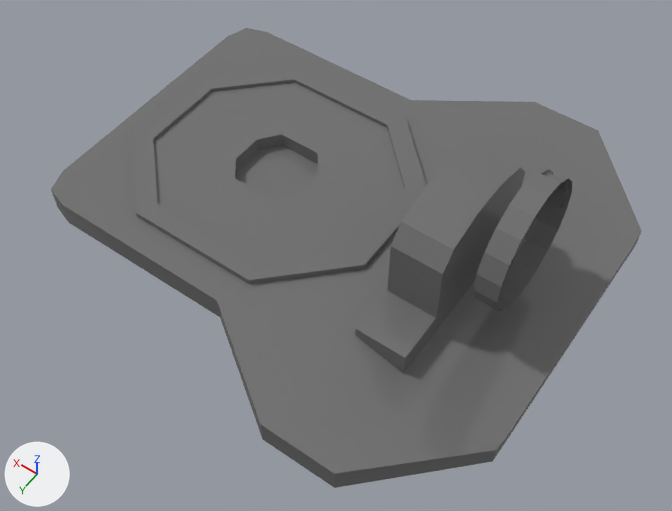
Renders of the FBX model Assets/_GRAPH/PROPS/Paratonerre/ST_Parton_Base.fbx from each side of a commit.
Both versions are drawn from a 50 mm camera at (-3.4, 4.4, 6.35) aimed at (-0.58, 0.46, 0.15). Every picture has the same lights, and +X, +Y and +Z are marked at lower left. Where no turn or scale is listed for an object, it has been applied to the vertices.

Objects in the first picture: 'ST_Paratonerre_Base'.
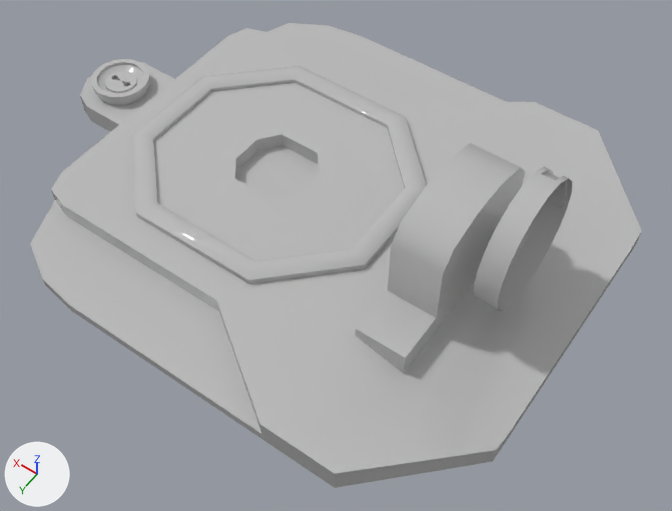
Commit message: Paratonerre update

Pixel boxes [x1, y1, x2, y2] of what changed, in the pictures (672 x 511 px):
'ST_Paratonerre_Base', reshaped: before [51, 28, 642, 488]; after [30, 23, 642, 488]
part 1 of me_mesh, added: after [91, 59, 150, 105]
part 2 of me_mesh, built on: before [51, 52, 641, 488]; after [30, 23, 641, 488]
part 3 of me_mesh, recoloured: [51, 28, 642, 474] in both

Edits to the bpy script that builds the scene:
```text
Add mat_material__201:
    mat_material__201 = principled_material('Material #201')
    mat_material__201.base_color = (0.5, 0.5, 0.5)  # grey #bcbcbc
    mat_material__201.roughness = 0.0
Change me_mesh:
    used by ob_st_paratonerre_base; location = (0.0, 0.0, 0.0)
    remove me_mesh.from_pydata(...)  # 208 vertices, 372 faces; spans x -2.57..1.92, y -2.1..2.1, z 0.0..1.46
    add me_mesh.from_pydata(...)  # 1102 vertices, 1976 faces; spans x -2.57..2.67, y -2.1..2.1, z 0.0..1.46
    me_mesh part 1: a new loose piece of 828 vertices spanning x 2.03..2.58, y -0.28..0.28, z 0.16..0.32, in mat_material__201 (grey #bcbcbc)
    me_mesh part 2
    6 vertices are removed from x -0.11..1.64, y -1.44..1.44, z 0.0
    61 faces are deleted
    46 vertices are added at x -2.57..2.67, y -2.1..2.1, z 0.0..0.32
    18 new vertices lie (0.0, 0.0, -0.15) away from vertices in x -1.74..1.92, y -2.1..2.1, z 0.24
    8 new vertices lie (0.0, 0.0, 0.19) away from vertices in x 1.92..2.67, y -0.39..0.39, z 0.0
    183 new faces join them
    me_mesh part 3: 311 faces spanning x -2.57..1.92, y -2.1..2.1, z 0.11..1.46 switch from mat_08___default (grey #717171) to mat_material__201 (grey #bcbcbc)
```
